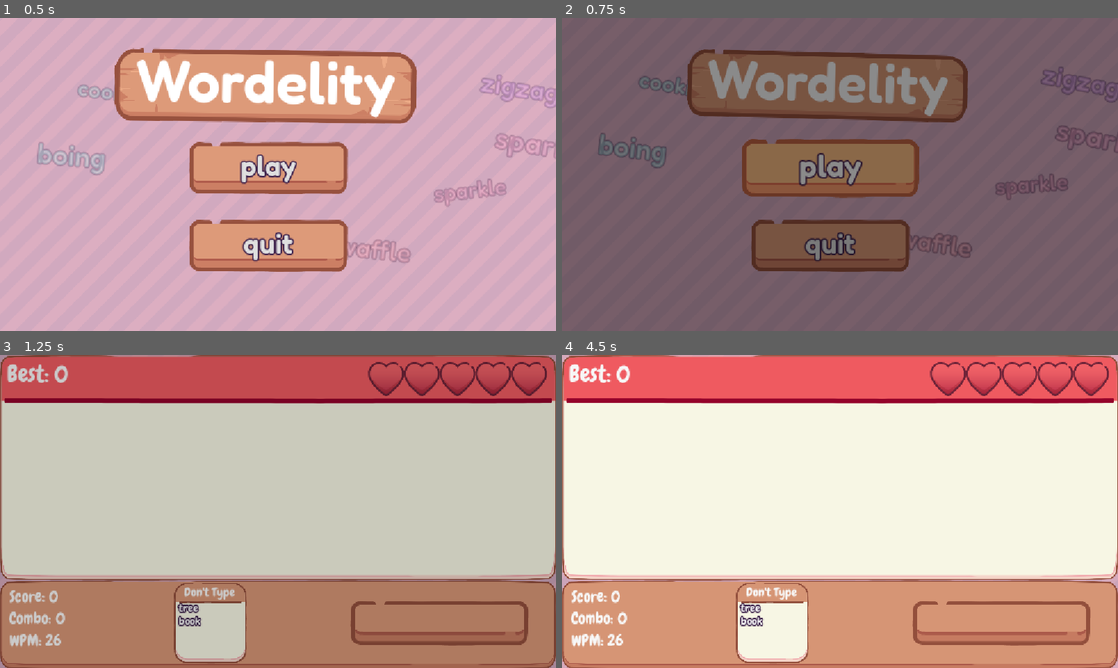
Above: before the commit, frames 1-4 (two rows, left to right).
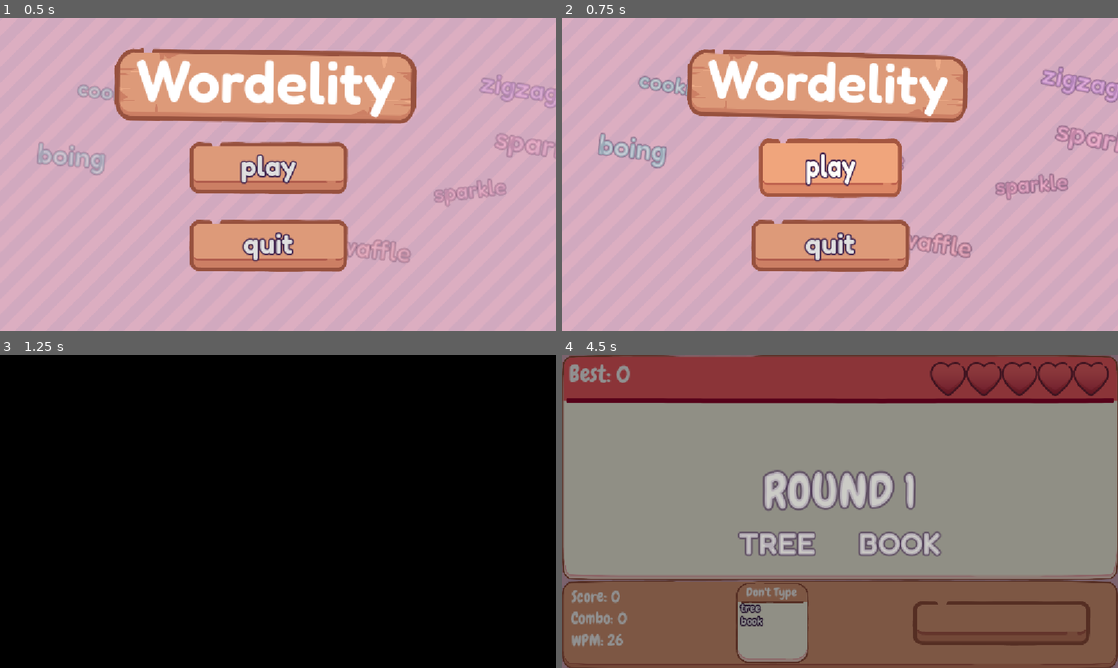
Above: after the commit, the same moments.

Repository: mubixd69-ux/Wordelity
Game: Godot game, scene res://scenes/menu.tscn
Two runs of this game, one before a commit and one after it. Both use one fixed random seed, a clock stepped at 60 frames per second and the inputs below. This scene is started directly instead of the project's main scene.
Inputs (mouse positions are in pixels of both pictures, inside the frame that each line leads up to):
- Up to frame 1 (0.5 s): no input
- Up to frame 2 (0.75 s): click "play" at 0.5 s
- Up to frame 3 (1.25 s): no input
- Up to frame 4 (4.5 s): click (828, 505) at 1.25 s, where only the run after the commit has a clickable "play"; tap Enter at 2, 2.1, 3.6 s; move the mouse to (962, 495) at 2.02 s; hold Right 2.03-2.75 s; click (962, 495) at 2.17 s; tap Keypad Enter at 2.3, 3.8 s; drag from (728, 527) to (812, 574) at 2.77 s; tap Space at 3.5 s; move the mouse to (895, 442) at 3.52 s; hold Right 3.53-4.25 s; drag from (812, 574) to (673, 464) at 4.27 s

Frame 1 is identical in both runs. In frame 2, 100% of the frame differs, in the area x 0-100%, y 0-100%; in frame 3, 100%; in frame 4, 100%.

Commit message:
added button squish

Diff:
--- a/scripts/menu.gd
+++ b/scripts/menu.gd
@@ -83,6 +83,7 @@
 	if starting:
 		return
 	starting = true
+	await  squish($PlayButton)
 	var t = create_tween()
 	t.tween_property(fade, "color:a", 1.0, 0.4)
 	await t.finished
@@ -124,6 +125,7 @@
 
 func quit_game():
 	starting = true
+	await squish($QuitButton)
 	var t = create_tween()
 	t.tween_property(fade, "color:a", 1.0, 0.4)
 	await t.finished
@@ -166,3 +168,12 @@
 	var sway = l.create_tween().set_loops()
 	sway.tween_property(l, "rotation", l.rotation + 0.15, 1.5).set_trans(Tween.TRANS_SINE)
 	sway.tween_property(l, "rotation", l.rotation - 0.15, 1.5).set_trans(Tween.TRANS_SINE)
+
+func squish(button):
+	if button.has_meta("tween"):
+		button.get_meta("tween").kill()
+	var t = create_tween()
+	t.tween_property(button, "scale", Vector2(1.3, 0.7), 0.08)
+	t.tween_property(button, "scale", Vector2(0.9, 1.15), 0.1)
+	t.tween_property(button, "scale", Vector2.ONE, 0.1)
+	await t.finished
